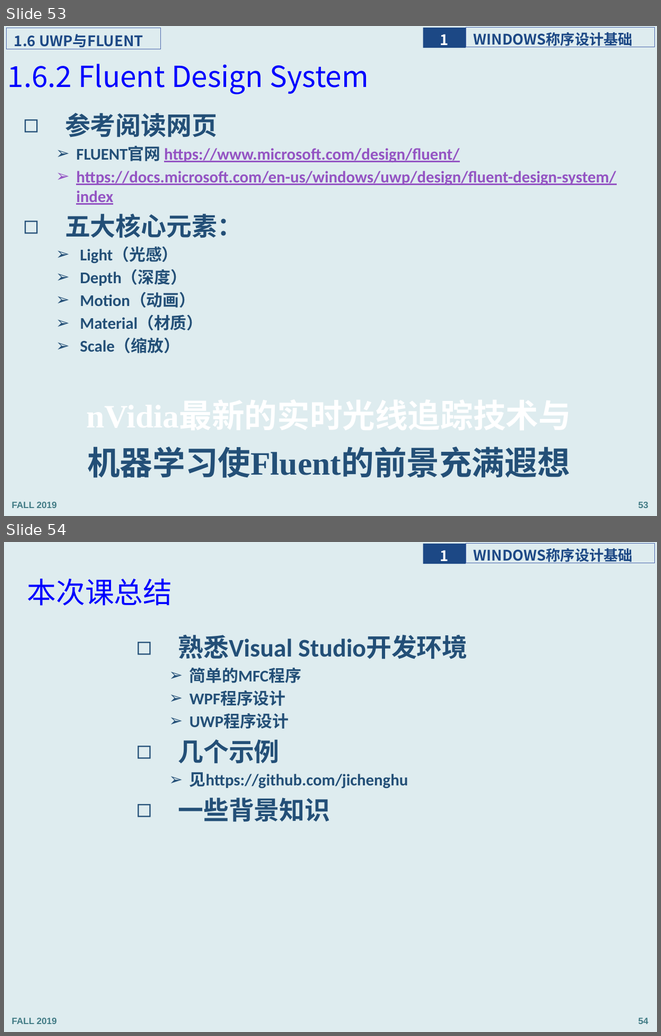
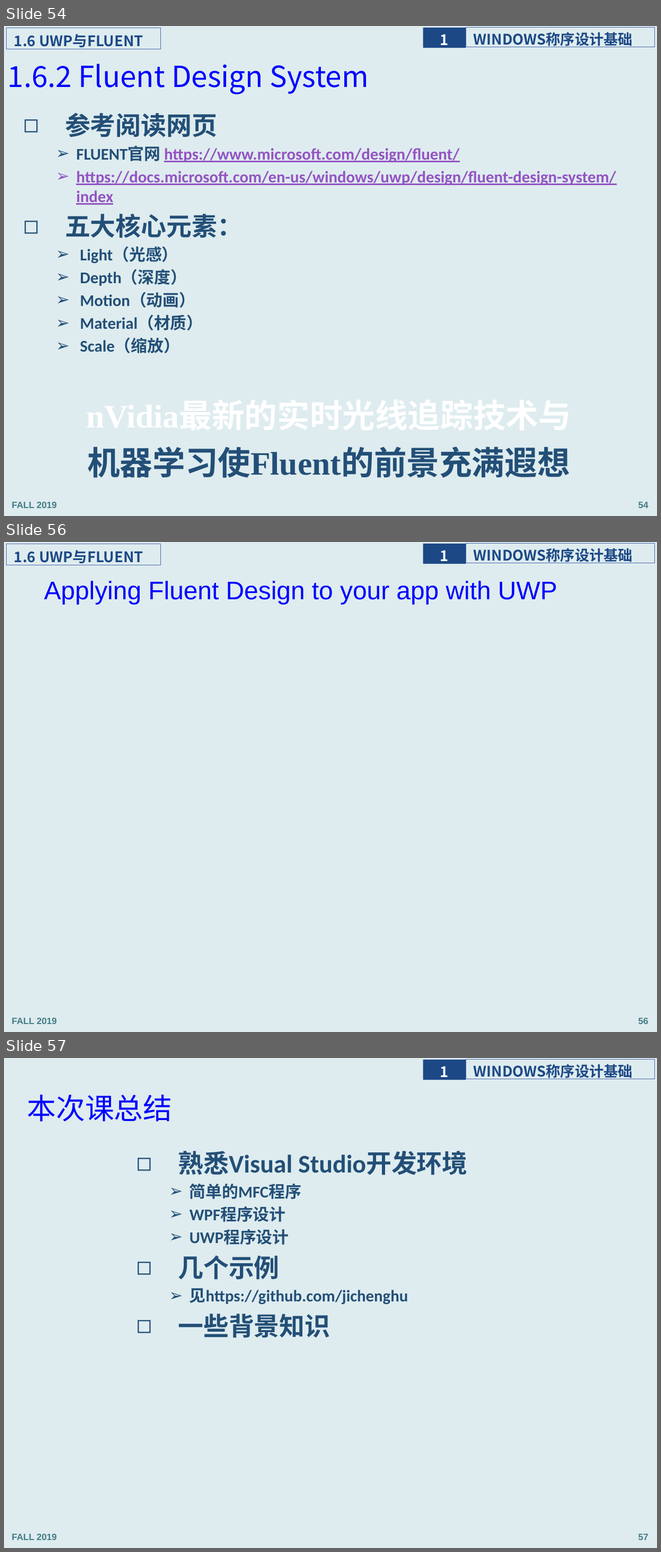
Before and after one commit to jichenghu/ppt_programmingWindows, a slide deck: programmingWindows_1.pptx. Shown one above the other, each under a label of ours: slides 53 and 54 before the commit, slides 54, 56 and 57 after it; the slides between them are not shown. The pictures are 661x1036 and 661x1552 pixels, drawn with LibreOffice and Linux fonts; fonts in the diff are those of the drawing. Boxes give left, top, right and bottom in pixels: in the first picture for what was removed or moved away, otherwise in the second. Text is boxed around its words. In the diff, an @@ line names an element or a change of style, - is before the commit and + after.

```diff
--- a/programmingWindows_1.pptx
+++ b/programmingWindows_1.pptx
@@ slide 56 added at bbox=[4, 542, 657, 1032], background #DEECEF; not listed: 5 template elements that a slide beside it also shows @@
@@ text added at bbox=[44, 581, 557, 604], 28 pt, text #0000FF @@
+    Applying Fluent Design to your app with UWP
@@ what was slide 53 is now slide 54 @@
@@ page number at bbox=[638, 501, 648, 508]: text changed @@
-53
+54
@@ what was slide 54 is now slide 57 @@
@@ page number at bbox=[638, 1533, 648, 1540]: text changed @@
-54
+57
```
Also in this commit, not shown: 9 slides changed, 2 other slides added, 4 other files.
